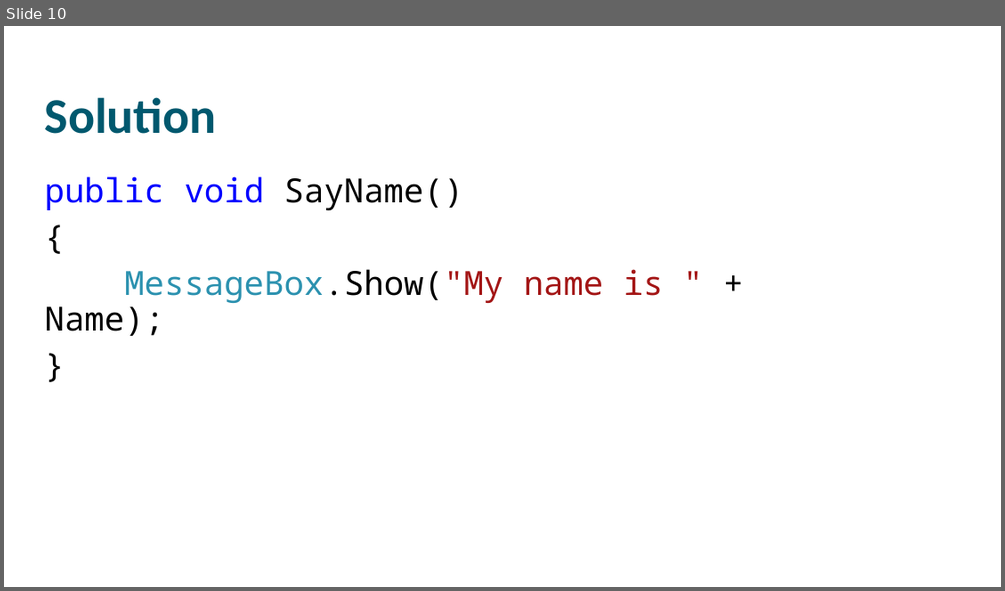
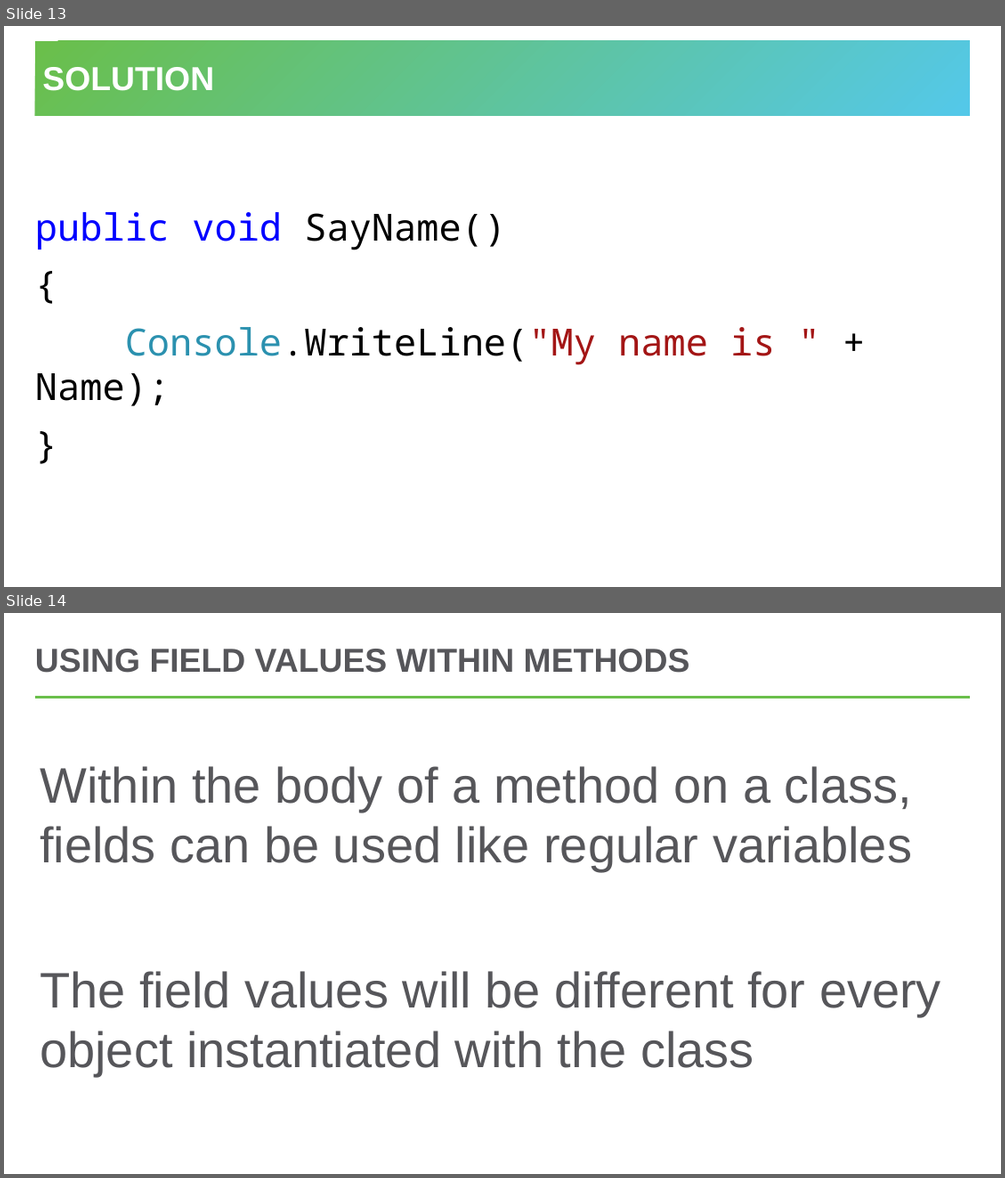
Before and after one commit to hytechclub/cs-102, a slide deck: ClassesIntroduction/ClassesIntro.pptx. Shown one above the other, each under a label of ours: slide 10 before the commit, slides 13 and 14 after it. The pictures are 1005x591 and 1005x1178 pixels, drawn with LibreOffice and Linux fonts; fonts in the diff are those of the drawing; background and template pictures are left out. Boxes give left, top, right and bottom in pixels: in the first picture for what was removed or moved away, otherwise in the second. Text is boxed around its words. In the diff, an @@ line names an element or a change of style, - is before the commit and + after.

Commit message:
update classes powerpoint

```diff
--- a/ClassesIntroduction/ClassesIntro.pptx
+++ b/ClassesIntroduction/ClassesIntro.pptx
@@ slide 14 added at bbox=[4, 613, 1001, 1174], background #FFFFFF @@
@@ title added at bbox=[35, 649, 690, 673], 32 pt, text #56565A, bold @@
+USING FIELD VALUES WITHIN METHODS
@@ line added from (35, 697) to (971, 697), #54C8E8 2.25 pt @@
@@ text added at bbox=[40, 766, 941, 1076], 48 pt, text #56565A @@
+Within the body of a method on a class, fields can be used like regular variables
+The field values will be different for every object instantiated with the class
@@ what was slide 10 is now slide 13 @@
@@ slide 13 changed as well @@
@@ title "SOLUTION": place and size @@
-title "SOLUTION" at bbox=[45, 97, 217, 134]
+title "SOLUTION" at bbox=[35, 41, 971, 116]
@@ title "SOLUTION" at bbox=[35, 41, 971, 116]: vertical alignment top to middle; fill none to gradient #6ABF4B to #54C8E8 @@
@@ title at bbox=[42, 67, 214, 91]: text changed; size 48 to 32 pt; font Calibri to Arial; text colour #00586E to #FFFFFF @@
-Solution
+SOLUTION
@@ text "public void SayName()": place and size @@
-text "public void SayName()" at bbox=[45, 176, 663, 336]
+text "public void SayName()" at bbox=[35, 212, 775, 406]
@@ text "public void SayName()" at bbox=[35, 212, 775, 406]: vertical alignment top to middle @@
@@ text at bbox=[35, 212, 506, 250]: size 32 to 36 pt in "public void SayName()", "{", "}"; line spacing 0.9 to 1; more space between paragraphs @@
@@ text at bbox=[35, 327, 775, 406]: text changed; size 32 to 36 pt @@
-MessageBox.Show("My name is " + Name);
+Console.WriteLine("My name is " + Name);
```
Also in this commit, not shown: 6 other slides changed, 6 other slides added, 3 slides removed.
